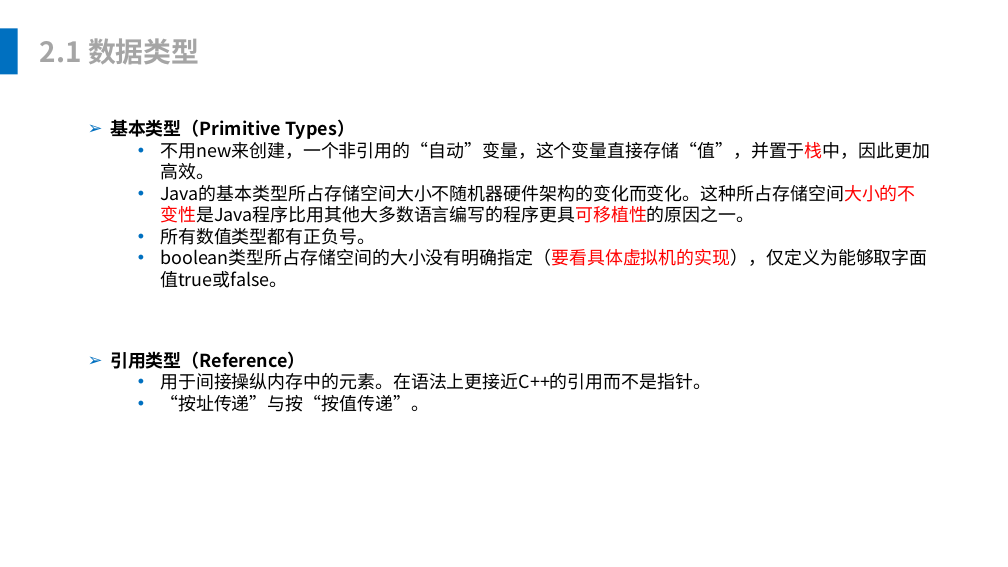
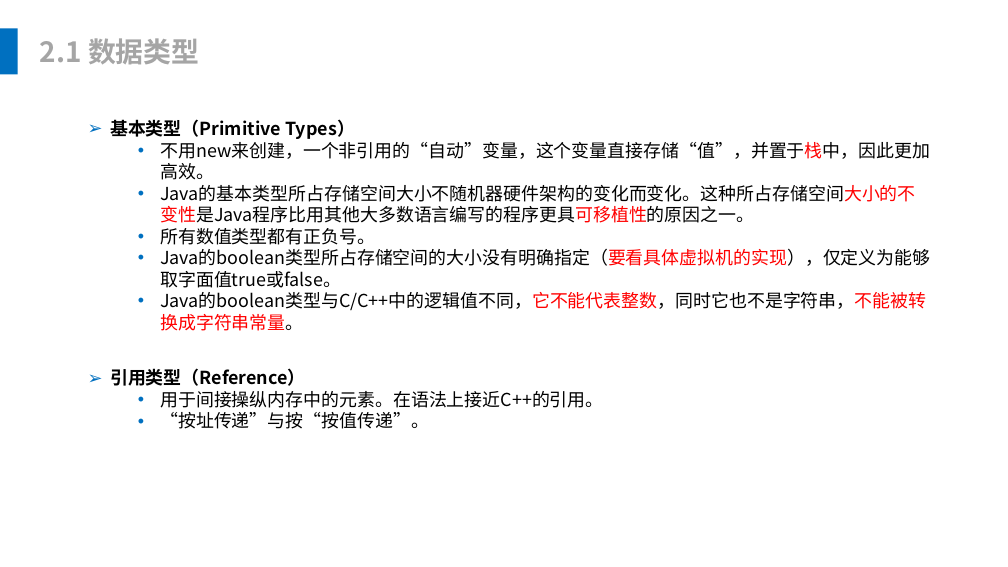
Before and after one commit to leonliu06/JavaTrainning, a slide deck: slide 10 of Java培训.pptx. Drawn at 1008x567 pixels with LibreOffice and Linux fonts; fonts in the diff are those of the drawing. Boxes give left, top, right and bottom in pixels: in the first picture for what was removed or moved away, otherwise in the second. Text is boxed around its words. In the diff, an @@ line names an element or a change of style, - is before the commit and + after.

Commit message:
ppt

```diff
--- a/Java培训.pptx
+++ b/Java培训.pptx
@@ text at bbox=[160, 249, 930, 331]: text changed @@
-  • boolean类型所占存储空间的大小没有明确指定（要看具体虚拟机的实现），仅定义为能够取字面值true或false。
+  • Java的boolean类型所占存储空间的大小没有明确指定（要看具体虚拟机的实现），仅定义为能够取字面值true或false。
+  • Java的boolean类型与C/C++中的逻辑值不同，它不能代表整数，同时它也不是字符串，不能被转换成字符串常量。
@@ text "引用类型（Reference）": place and size @@
-text "引用类型（Reference）" at bbox=[110, 351, 711, 412]
+text "引用类型（Reference）" at bbox=[110, 368, 603, 429]
@@ text at bbox=[160, 391, 603, 408]: text changed @@
-  • 用于间接操纵内存中的元素。在语法上更接近C++的引用而不是指针。
+  • 用于间接操纵内存中的元素。在语法上接近C++的引用。
```
Also in this commit, not shown: 1 other slide changed, 10 slides added, 1 other file.
